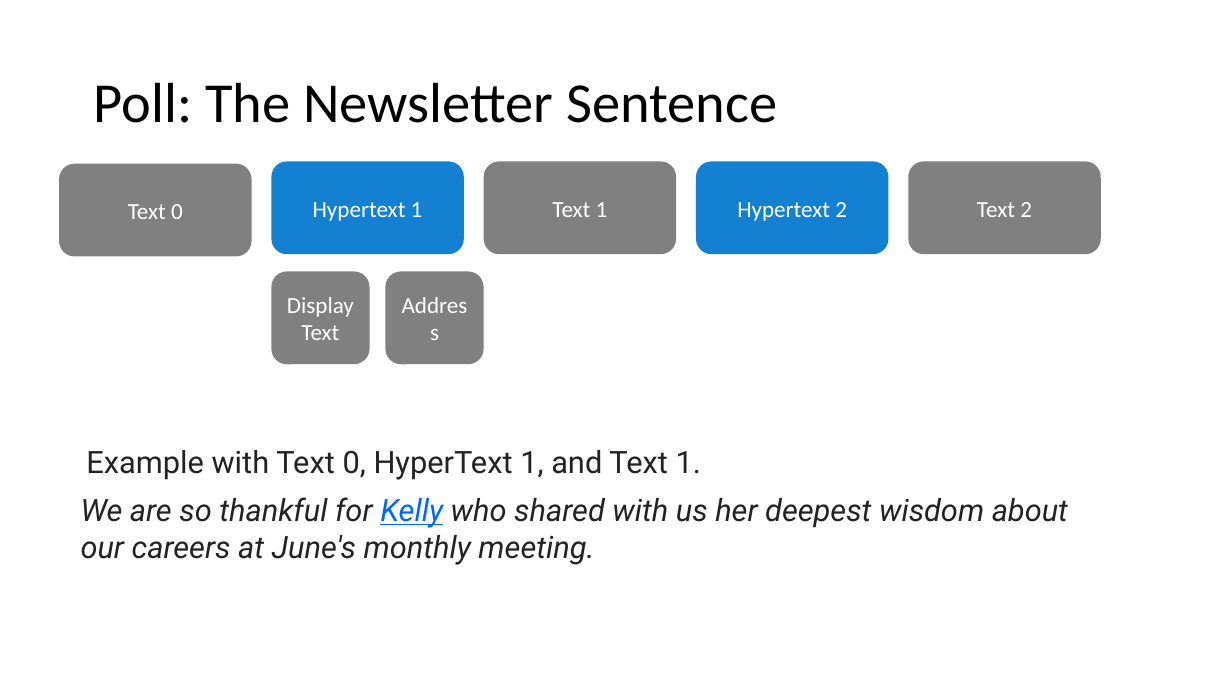
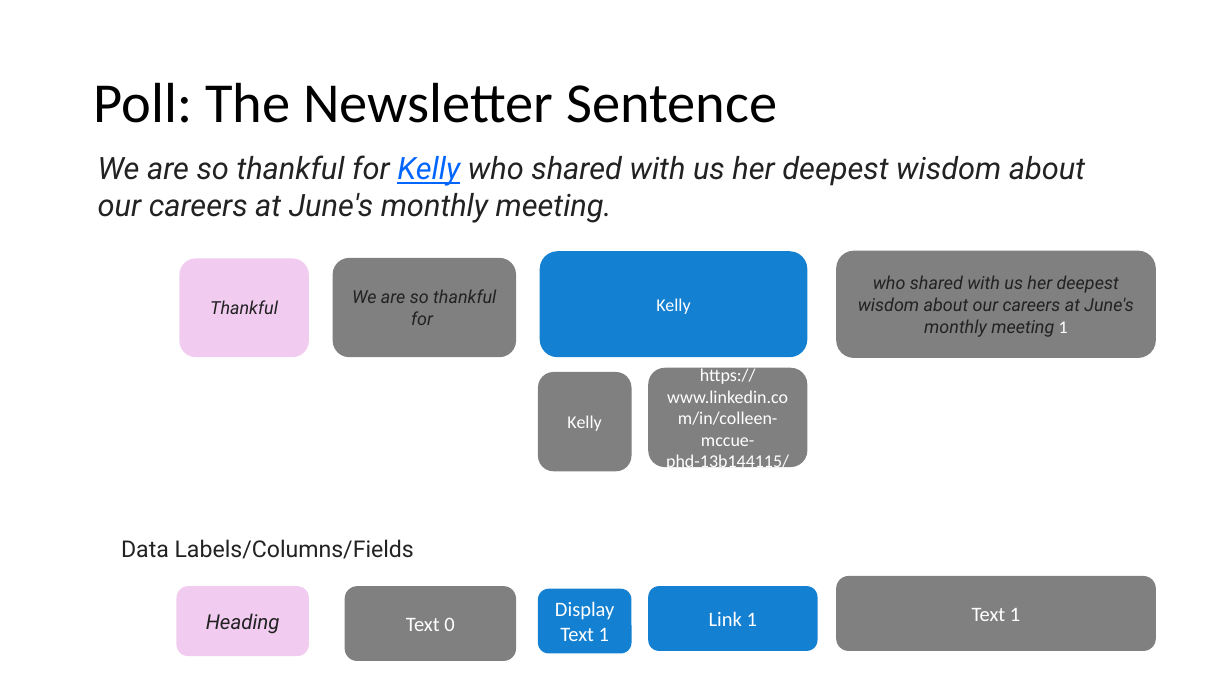
Before and after one commit to datascientistasociety/ServiceManual, a slide deck: slide 19 of ProgramsHandbook/ProgramArchives/20211025AnnualPlanning.pptx (slide 18 before the commit). Drawn at 1232x693 pixels with LibreOffice and Linux fonts; fonts in the diff are those of the drawing. Boxes give left, top, right and bottom in pixels: in the first picture for what was removed or moved away, otherwise in the second. Text is boxed around its words. In the diff, an @@ line names an element or a change of style, - is before the commit and + after.

Commit message:
preparing for board meeting

```diff
--- a/ProgramsHandbook/ProgramArchives/20211025AnnualPlanning.pptx
+++ b/ProgramsHandbook/ProgramArchives/20211025AnnualPlanning.pptx
@@ text "We are so thankful for ...": place and size @@
-text "We are so thankful for ..." at (81,497,1068,565)
+text "We are so thankful for ..." at (98,155,1085,223)
@@ rounded rectangle removed at (272,162,464,254) @@
-Hypertext 1
@@ rounded rectangle removed at (696,162,888,254) @@
-Hypertext 2
@@ rounded rectangle removed at (909,162,1101,254) @@
-Text 2
@@ rounded rectangle added at (179,259,309,358), fill #F1CCF0, 14 pt, text #222222, italic @@
+Thankful
@@ rounded rectangle added at (333,258,517,358), fill #808080, 14 pt, text #222222, italic @@
+We are so thankful for
@@ rounded rectangle added at (540,251,808,358), fill #1480D1, 14 pt, text #FFFFFF @@
+Kelly
@@ rounded rectangle added at (836,250,1156,358), fill #808080, 14 pt, text #222222, italic @@
+who shared with us her deepest wisdom about our careers at June's monthly meeting 1
@@ rounded rectangle removed at (385,272,483,364) @@
-Address
@@ rounded rectangle added at (538,372,631,472), fill #808080, 14 pt, text #FFFFFF @@
+Kelly
@@ rounded rectangle added at (649,368,808,468), fill #808080, 14 pt, text #FFFFFF @@
+https://www.linkedin.com/in/colleen-mccue-phd-13b144115/
@@ text removed at (86,450,701,480) @@
-Example with Text 0, HyperText 1, and Text 1.
@@ text added at (121,539,414,559), 18 pt, text #222222 @@
+Data Labels/Columns/Fields
@@ rounded rectangle added at (177,586,309,656), fill #F1CCF0, 16 pt, text #222222, italic @@
+Heading
@@ rounded rectangle "Text 0": place and size @@
-rounded rectangle "Text 0" at (59,164,251,256)
+rounded rectangle "Text 0" at (345,586,517,661)
@@ rounded rectangle "Text 0" at (345,586,517,661): size 18 to 16 pt @@
@@ rounded rectangle "Display Text 1": place and size @@
-rounded rectangle "Display Text 1" at (272,272,370,364)
+rounded rectangle "Display Text 1" at (538,589,631,653)
@@ rounded rectangle "Display Text 1" at (538,589,631,653): fill #808080 to #1480D1 @@
@@ rounded rectangle added at (649,586,818,651), fill #1480D1, 16 pt, text #FFFFFF @@
+Link 1
@@ rounded rectangle "Text 1" at (836,576,1156,651): size 18 to 16 pt @@
@@ rounded rectangle "Text 1": place and size @@
-rounded rectangle "Text 1" at (483,162,676,254)
+rounded rectangle "Text 1" at (836,576,1156,651)
@@ text in rounded rectangle at (555,601,614,641): text changed; size 18 to 16 pt @@
-Display Text
+Display Text 1
```
Also in this commit, not shown: 5 other slides changed, 1 slide added, 16 other files.
